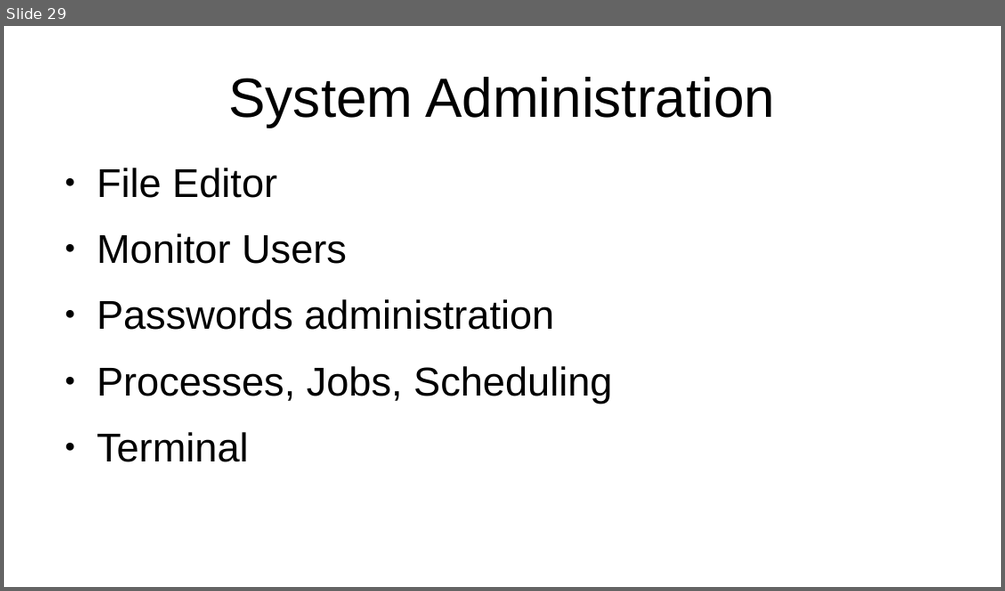
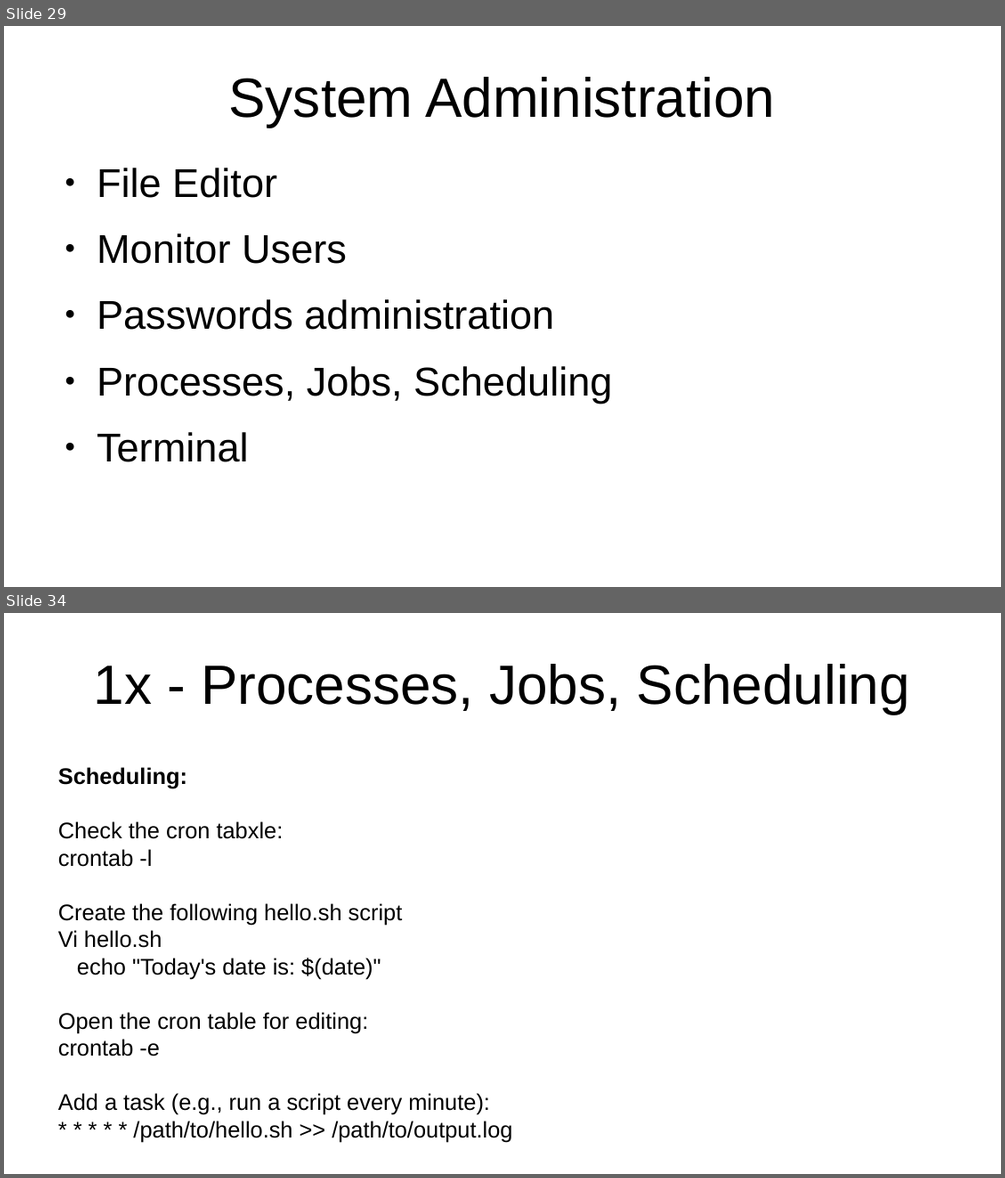
Before and after one commit to devopsdelivery/yoda, a slide deck: linuxExercisesv0.1.odp. Shown one above the other, each under a label of ours: slide 29 before the commit, slides 29 and 34 after it; the slides between them are not shown. The pictures are 1005x591 and 1005x1178 pixels, drawn with LibreOffice and Linux fonts; fonts in the diff are those of the drawing. Boxes give left, top, right and bottom in pixels: in the first picture for what was removed or moved away, otherwise in the second. Text is boxed around its words. In the diff, an @@ line names an element or a change of style, - is before the commit and + after.

```diff
--- a/linuxExercisesv0.1.odp
+++ b/linuxExercisesv0.1.odp
@@ slide 34 added at [4,613,1001,1174], background #FFFFFF @@
@@ title added at [94,664,910,714], 44 pt, text #000000 @@
+1x - Processes, Jobs, Scheduling
@@ text added at [58,767,512,1142], 18 pt, text #000000 @@
+Scheduling:
+Check the cron tabxle:
+crontab -l
+Create the following hello.sh script
+Vi hello.sh
+echo "Today's date is: $(date)"
+Open the cron table for editing:
+crontab -e
+Add a task (e.g., run a script every minute):
+* * * * * /path/to/hello.sh >> /path/to/output.log
```
Also in this commit, not shown: 1 slide changed, 6 other slides added, 2 slides removed, 2 other files.
